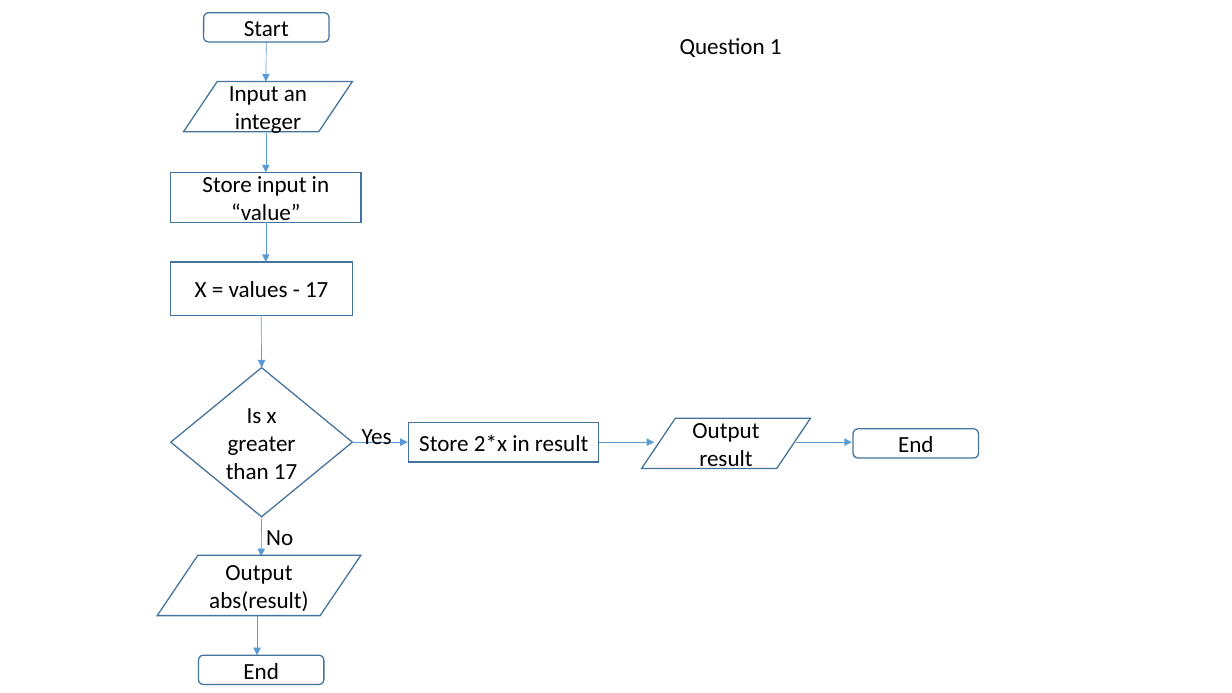
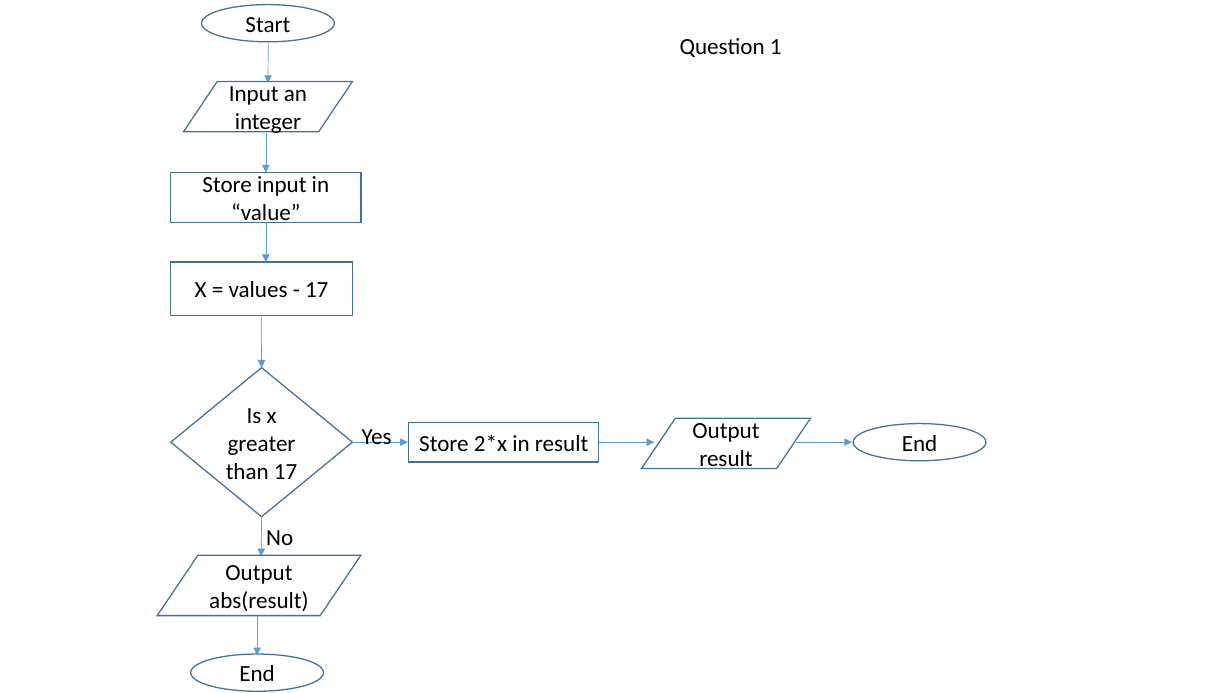
Before and after one commit to georgeuwagbale/georgeCSC102, a slide deck: slide 1 of George_Uwagbale_flowchart.pptx. Drawn at 1232x693 pixels with LibreOffice and Linux fonts; fonts in the diff are those of the drawing. Boxes give left, top, right and bottom in pixels: in the first picture for what was removed or moved away, otherwise in the second. Text is boxed around its words. In the diff, an @@ line names an element or a change of style, - is before the commit and + after.

```diff
--- a/George_Uwagbale_flowchart.pptx
+++ b/George_Uwagbale_flowchart.pptx
@@ rounded rectangle to ellipse in 3 elements at <box>853,423,986,460</box>, <box>190,654,323,691</box>, <box>201,5,335,42</box> @@
@@ ellipse "Start": place and size @@
-ellipse "Start" at <box>203,13,329,43</box>
+ellipse "Start" at <box>201,5,335,42</box>
@@ ellipse "End": place and size @@
-ellipse "End" at <box>853,429,979,458</box>
+ellipse "End" at <box>853,423,986,460</box>
@@ ellipse "End": place and size @@
-ellipse "End" at <box>199,655,324,685</box>
+ellipse "End" at <box>190,654,323,691</box>
```
Also in this commit, not shown: 2 other slides changed, 2 slides added.
